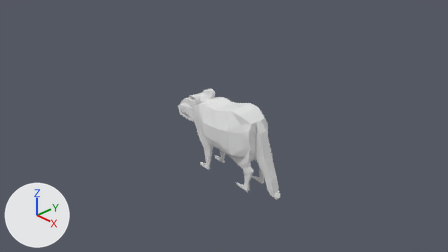
The Blender file models/trash_panda.blend: old version first, new version second.
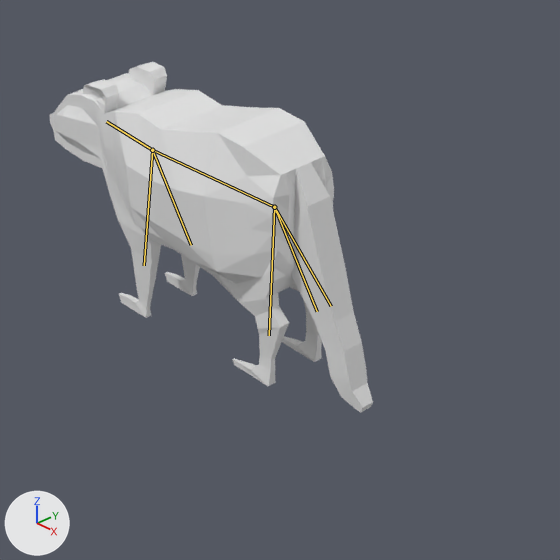
Old and new are each drawn from the file's camera 'Camera' and again close up on the part from 36% to 76% of the width and 27% to 98% of the height. Arrows for +X, +Y and +Z are at lower left; the lights stay in place. The bones that bend it are drawn over the model as lines in the close-ups.
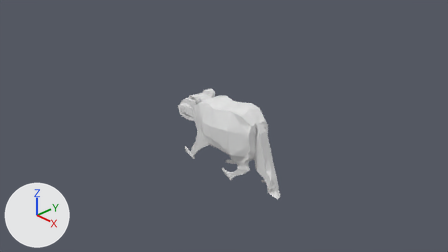
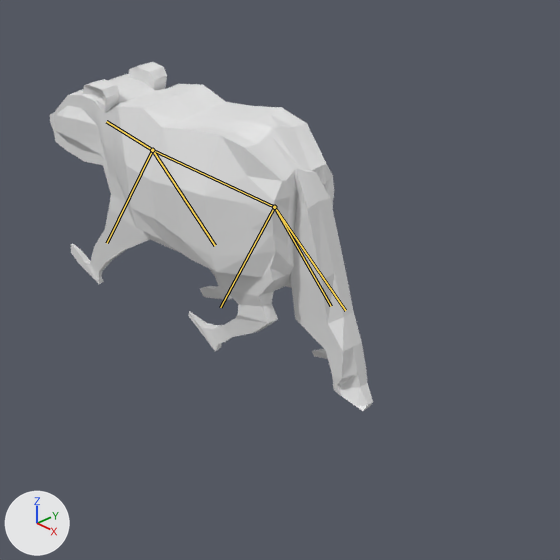
The newer file adds an action. The first version stands in its rest pose; the second is drawn at frame 5 of the action 'ArmatureAction.001'.

What differs and where, as boxes (x1, y1, x2, y2) in the close-ups (560 x 560 px):
'Plane', posed: before (50, 62, 373, 413); after (50, 62, 373, 411)
bone 'Bone.002', root to tip: before (152, 150) to (191, 245); after (152, 150) to (215, 245)
bone 'Bone.003', root to tip: before (152, 150) to (144, 265); after (152, 150) to (107, 243)
bone 'Bone.004', root to tip: before (274, 207) to (269, 335); after (274, 207) to (220, 307)
bone 'Bone.005', root to tip: before (274, 207) to (317, 311); after (274, 207) to (345, 310)

The change in detail:
Bone 'Bone.002' (bone_bone_002) turns from (0, 0, 0) to (-2, -5, 19) degrees about its own x, y and z.
Bone 'Bone.003' (bone_bone_003) turns from (0, 0, 0) to (1, -8, -28) degrees about its own x, y and z.
Bone 'Bone.004' (bone_bone_004) turns from (0, 0, 0) to (32, -9, -2) degrees about its own x, y and z.
Bone 'Bone.005' (bone_bone_005) turns from (0, 0, 0) to (-19, -5, 0) degrees about its own x, y and z.
